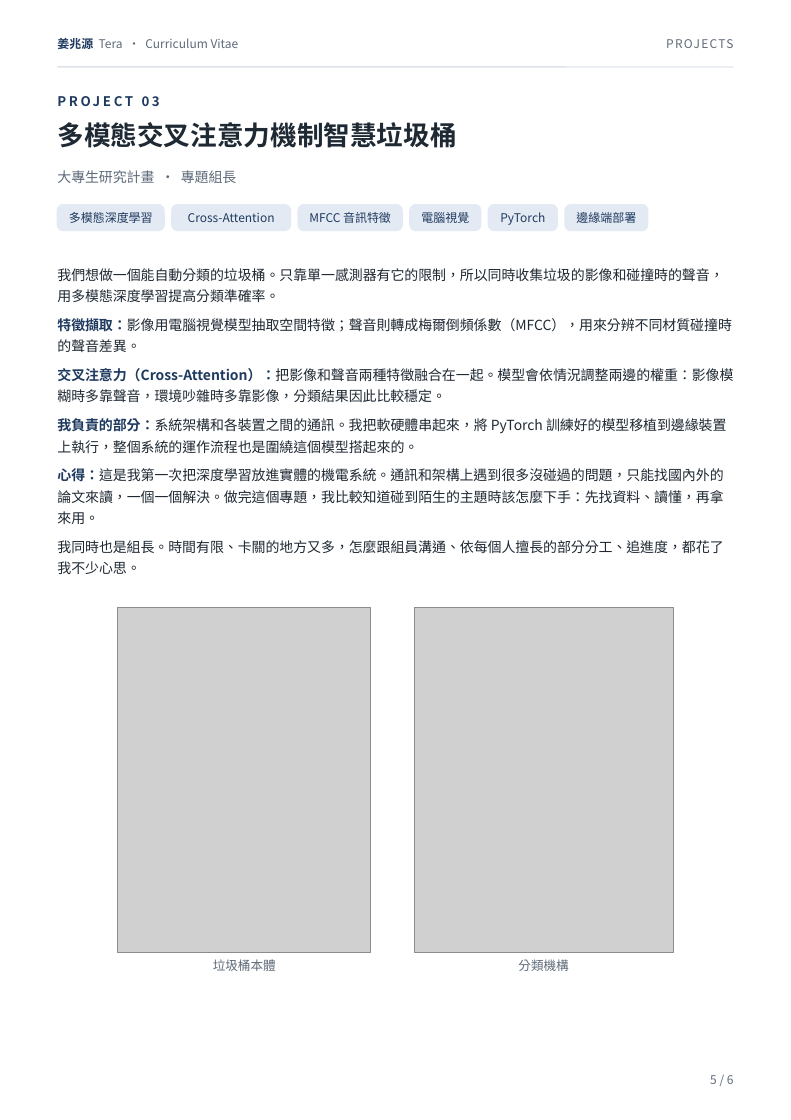
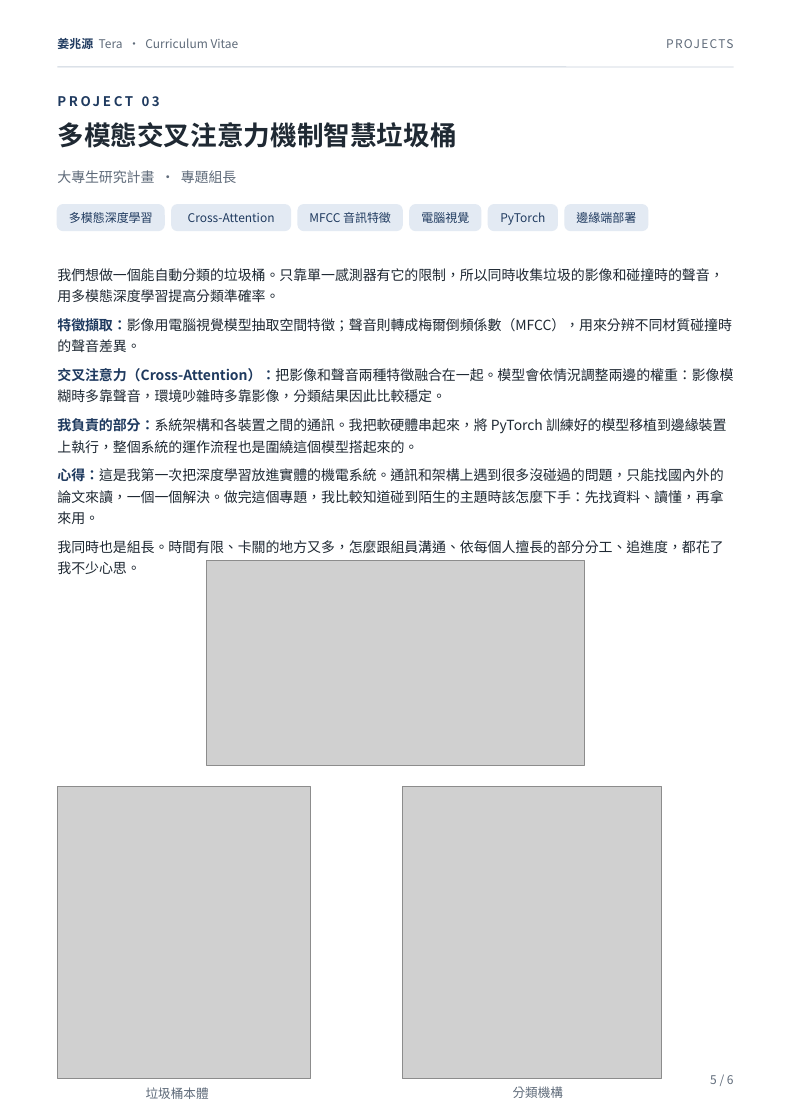
Before and after one commit to tera0406/tera.github.io, a slide deck: slide 5 of CV_updated.pptx. Drawn at 791x1120 pixels with LibreOffice and Linux fonts; fonts in the diff are those of the drawing; grey boxes stand for pictures. Boxes give left, top, right and bottom in pixels: in the first picture for what was removed or moved away, otherwise in the second. Text is boxed around its words. In the diff, an @@ line names an element or a change of style, - is before the commit and + after.

```diff
--- a/CV_updated.pptx
+++ b/CV_updated.pptx
@@ picture added at box(207, 560, 584, 766) @@
@@ picture: place and size @@
-picture at box(118, 609, 372, 954)
+picture at box(57, 787, 311, 1080)
@@ picture: place and size @@
-picture at box(415, 609, 674, 954)
+picture at box(402, 787, 662, 1080)
@@ text "垃圾桶本體": place and size @@
-text "垃圾桶本體" at box(213, 959, 276, 971)
+text "垃圾桶本體" at box(146, 1087, 209, 1099)
@@ text "分類機構": place and size @@
-text "分類機構" at box(518, 959, 568, 971)
+text "分類機構" at box(513, 1086, 563, 1098)
```
Also in this commit, not shown: 3 other slides changed.
